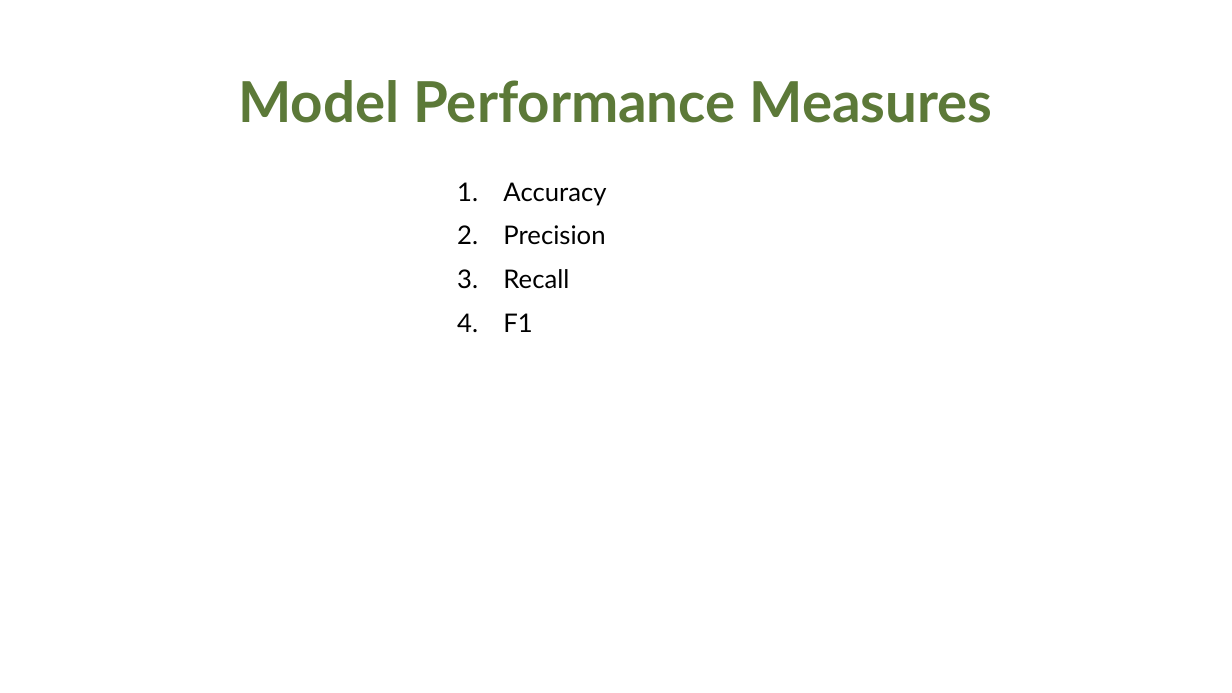
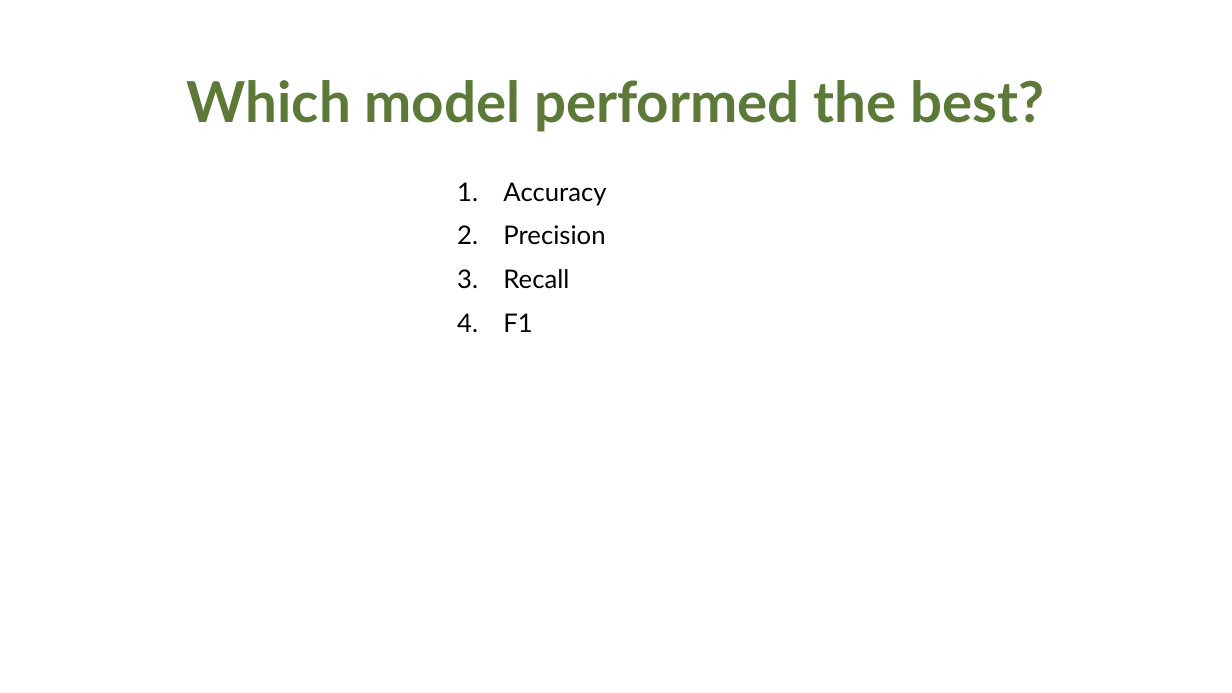
Before and after one commit to Qian8988/Final-Project-Team-7, a slide deck: slide 7 of FinalPresentation.pptx. Drawn at 1232x693 pixels with LibreOffice and Linux fonts; fonts in the diff are those of the drawing; background and template pictures are left out. Boxes give left, top, right and bottom in pixels: in the first picture for what was removed or moved away, otherwise in the second. Text is boxed around its words. In the diff, an @@ line names an element or a change of style, - is before the commit and + after.

```diff
--- a/FinalPresentation.pptx
+++ b/FinalPresentation.pptx
@@ title at [187, 80, 1044, 132]: text changed @@
-Model Performance Measures
+Which model performed the best?
```
Also in this commit, not shown: 1 other slide changed, 1 other file.
